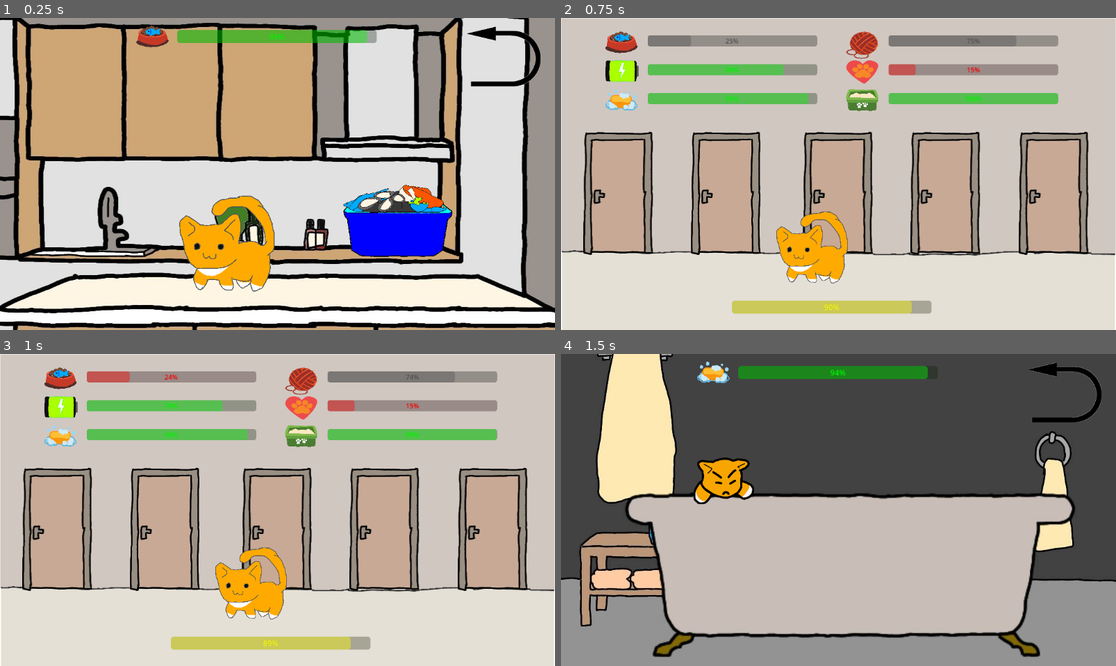
Above: before the commit, frames 1-4 (two rows, left to right).
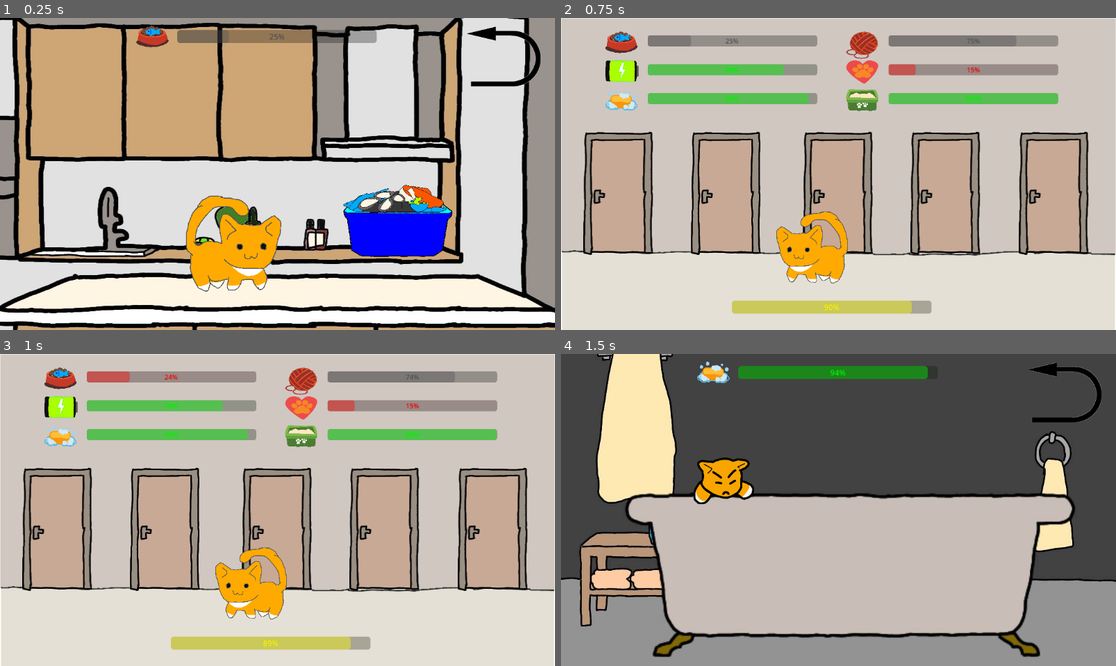
Above: after the commit, the same moments.

Repository: HipolitoThe3rd/Cat-Game
Game: Godot game, scene res://scenes/kitchen.tscn
Same seed, same stepped clock (60 frames per second), same inputs: the game is played once before the commit and once after it. This scene is started directly instead of the project's main scene.
Inputs (mouse positions are in pixels of both pictures, inside the frame that each line leads up to):
- Up to frame 1 (0.25 s): no input
- Up to frame 2 (0.75 s): click (1066, 55) at 0.5 s
- Up to frame 3 (1 s): no input
- Up to frame 4 (1.5 s): click (727, 528) at 1.25 s

The runs differ from the first frame. In frame 1, 3.9% of the frame differs, in the area x 31-67%, y 3-88%; in frame 2, nothing differs; in frame 3, nothing differs; in frame 4, nothing differs.

Commit message:
add sounds to kitchen

Diff:
--- a/scenes/kitchen.tscn
+++ b/scenes/kitchen.tscn
@@ -1,15 +1,17 @@
-[gd_scene load_steps=26 format=3 uid="uid://by50xwq6sjrju"]
+[gd_scene load_steps=29 format=3 uid="uid://by50xwq6sjrju"]
 
 [ext_resource type="Script" uid="uid://d3ta5uq7xgoam" path="res://scripts/kitchen.gd" id="1_acu1m"]
 [ext_resource type="Texture2D" uid="uid://8pf0ekajn27s" path="res://backgrounds/kitchen.jpg" id="2_acu1m"]
 [ext_resource type="Texture2D" uid="uid://c3ybbv0khnqaj" path="res://sprites/mood_icons/hunger.png" id="3_acu1m"]
-[ext_resource type="AudioStream" uid="uid://bcffy88chhld8" path="res://sfx/shower_toggle.wav" id="4_3fy06"]
-[ext_resource type="AudioStream" uid="uid://b2wtehgiwvj5q" path="res://sfx/shower_run.wav" id="5_e7cmp"]
+[ext_resource type="AudioStream" uid="uid://bu3jai8jjscyd" path="res://sfx/fish_grab.wav" id="4_k1cyo"]
+[ext_resource type="AudioStream" uid="uid://wsg3t7p7ywso" path="res://sfx/fish_drop.mp3" id="5_3fy06"]
 [ext_resource type="Script" uid="uid://dokhvifjb31rg" path="res://scripts/cat_kitchen.gd" id="6_k1cyo"]
 [ext_resource type="Texture2D" uid="uid://dlbmmwgfog3m" path="res://sprites/cat.png" id="7_k1cyo"]
 [ext_resource type="Texture2D" uid="uid://c4tolfb8ufe2q" path="res://sprites/cat_pet.png" id="8_3fy06"]
 [ext_resource type="Texture2D" uid="uid://d3c7yuwaro5y3" path="res://sprites/cat_walk_0.png" id="9_e7cmp"]
 [ext_resource type="Texture2D" uid="uid://cujqlo1rtbohn" path="res://sprites/cat_walk_2.png" id="10_f125y"]
+[ext_resource type="Texture2D" uid="uid://cp3kkore6nwx5" path="res://sprites/cat_full_1.png" id="11_e7cmp"]
+[ext_resource type="Texture2D" uid="uid://b0pk2cl0hi6lh" path="res://sprites/cat_full_2.png" id="12_f125y"]
 [ext_resource type="AudioStream" uid="uid://nessqm2ljwv2" path="res://sfx/meow_angry.wav" id="12_j1h31"]
 [ext_resource type="AudioStream" uid="uid://dt067tneqp13v" path="res://sfx/meow_happy.mp3" id="13_mbcyj"]
 [ext_resource type="PackedScene" uid="uid://dnq7c6g28k7bi" path="res://scenes/prefabs/showerhead_hitbox.tscn" id="14_psp1i"]
@@ -69,9 +71,38 @@
 "values": [ExtResource("9_e7cmp"), ExtResource("7_k1cyo"), ExtResource("10_f125y"), ExtResource("7_k1cyo")]
 }
 
+[sub_resource type="Animation" id="Animation_k1cyo"]
+resource_name = "full"
+length = 2.0
+tracks/0/type = "value"
+tracks/0/imported = false
+tracks/0/enabled = true
+tracks/0/path = NodePath("Sprite2D:texture")
+tracks/0/interp = 1
+tracks/0/loop_wrap = true
+tracks/0/keys = {
+"times": PackedFloat32Array(0, 1, 2),
+"transitions": PackedFloat32Array(1, 1, 1),
+"update": 1,
+"values": [ExtResource("7_k1cyo"), ExtResource("11_e7cmp"), ExtResource("12_f125y")]
+}
+tracks/1/type = "value"
+tracks/1/imported = false
+tracks/1/enabled = true
+tracks/1/path = NodePath("Sprite2D:flip_h")
+tracks/1/interp = 1
+tracks/1/loop_wrap = true
+tracks/1/keys = {
+"times": PackedFloat32Array(0),
+"transitions": PackedFloat32Array(1),
+"update": 1,
+"values": [true]
+}
+
 [sub_resource type="AnimationLibrary" id="AnimationLibrary_s6eg2"]
 _data = {
 &"RESET": SubResource("Animation_lcd1r"),
+&"full": SubResource("Animation_k1cyo"),
 &"pet": SubResource("Animation_7t3s2"),
 &"walk": SubResource("Animation_4oyfp")
 }
@@ -108,11 +139,11 @@
 
 [node name="Audio" type="Node" parent="."]
 
-[node name="ShowerToggle" type="AudioStreamPlayer" parent="Audio"]
-stream = ExtResource("4_3fy06")
-
-[node name="ShowerRun" type="AudioStreamPlayer" parent="Audio"]
-stream = ExtResource("5_e7cmp")
+[node name="FishGrab" type="AudioStreamPlayer" parent="Audio"]
+stream = ExtResource("4_k1cyo")
+
+[node name="FishFall" type="AudioStreamPlayer" parent="Audio"]
+stream = ExtResource("5_3fy06")
 volume_db = -9.0
 
 [node name="Cat" type="CharacterBody2D" parent="."]
@@ -122,6 +153,7 @@
 
 [node name="Sprite2D" type="Sprite2D" parent="Cat"]
 texture = ExtResource("7_k1cyo")
+flip_h = true
 
 [node name="CollisionShape2D" type="CollisionShape2D" parent="Cat"]
 position = Vector2(0, 100)
--- a/scenes/prefabs/fish.tscn
+++ b/scenes/prefabs/fish.tscn
@@ -1,8 +1,10 @@
-[gd_scene load_steps=5 format=3 uid="uid://xg4f8ne178hr"]
+[gd_scene load_steps=7 format=3 uid="uid://xg4f8ne178hr"]
 
 [ext_resource type="Script" uid="uid://bhgkpyvfk82or" path="res://scripts/fish.gd" id="1_em1dg"]
 [ext_resource type="Texture2D" uid="uid://hmfwjhndpst0" path="res://sprites/Fish/fish_drag.png" id="2_uk1io"]
 [ext_resource type="Texture2D" uid="uid://b716qmgo7bo1m" path="res://sprites/Fish/fish_fall.png" id="3_lrhas"]
+[ext_resource type="AudioStream" uid="uid://bu3jai8jjscyd" path="res://sfx/fish_grab.wav" id="4_lrhas"]
+[ext_resource type="AudioStream" uid="uid://wsg3t7p7ywso" path="res://sfx/fish_drop.mp3" id="5_g2fcg"]
 
 [sub_resource type="CapsuleShape2D" id="CapsuleShape2D_em1dg"]
 radius = 299.99997
@@ -17,6 +19,7 @@
 texture = ExtResource("2_uk1io")
 
 [node name="SpriteFall" type="Sprite2D" parent="."]
+visible = false
 texture = ExtResource("3_lrhas")
 
 [node name="Area2D" type="Area2D" parent="SpriteFall"]
@@ -24,3 +27,14 @@
 [node name="CollisionShape2D" type="CollisionShape2D" parent="SpriteFall/Area2D"]
 rotation = 1.5707964
 shape = SubResource("CapsuleShape2D_em1dg")
+
+[node name="Audio" type="Node" parent="."]
+
+[node name="FishGrab" type="AudioStreamPlayer" parent="Audio"]
+stream = ExtResource("4_lrhas")
+
+[node name="FishFall" type="AudioStreamPlayer" parent="Audio"]
+stream = ExtResource("5_g2fcg")
+volume_db = -9.0
+
+[connection signal="body_entered" from="SpriteFall/Area2D" to="." method="_on_area_2d_body_entered"]
--- a/scripts/cat_bath.gd
+++ b/scripts/cat_bath.gd
@@ -1,3 +1,4 @@
+class_name BathCat
 extends CharacterBody2D
 
 
--- a/scripts/cat_hub.gd
+++ b/scripts/cat_hub.gd
@@ -1,3 +1,4 @@
+class_name HubCat
 extends CharacterBody2D
 
 
@@ -179,10 +180,6 @@
 
 
 # Helper functions for external interactions
-func feed_cat() -> void:
-	Global.hunger = min(100, Global.hunger + 30)
-	Global.affection = min(100, Global.affection + 2)
-
 
 func pet_cat() -> void:
 	Global.affection = min(100, Global.affection + 0.1)
--- a/scripts/cat_kitchen.gd
+++ b/scripts/cat_kitchen.gd
@@ -1 +1,12 @@
+class_name KitchenCat
 extends CharacterBody2D
+
+@onready var sfx_happy = $AudioCat/MeowHappy
+@onready var sfx_angry = $AudioCat/MeowAngry
+
+func play_sound(audio_name:String):
+	match audio_name:
+		"happy", "sfx_happy":
+			sfx_happy.play()
+		"angry", "sfx_angry":
+			sfx_angry.play()
--- a/scripts/fish.gd
+++ b/scripts/fish.gd
@@ -14,6 +14,7 @@
 	set_process(false)
 
 func start_drag(spawn_position: Vector2) -> void:
+	$Audio/FishGrab.play()
 	global_position = spawn_position
 	is_dragging = true
 	velocity = Vector2.ZERO
@@ -36,6 +37,15 @@
 		queue_free()
 
 func _begin_fall() -> void:
+	$Audio/FishFall.play()
 	is_dragging = false
 	drag_sprite.visible = false
 	fall_sprite.visible = true
+
+func _on_area_2d_body_entered(body: Node2D) -> void:
+	if body is KitchenCat:
+		print("fish collided with Cat")
+		body.play_sound("happy")
+		Global.feed_cat(10)
+		queue_free()
+	pass
--- a/scripts/global.gd
+++ b/scripts/global.gd
@@ -25,3 +25,6 @@
 # Called every frame. 'delta' is the elapsed time since the previous frame.
 func _process(delta: float) -> void:
 	pass
+
+func feed_cat(hunger_amount:int = 30) -> void:
+	Global.hunger = min(100, Global.hunger + hunger_amount)
--- a/scripts/kitchen.gd
+++ b/scripts/kitchen.gd
@@ -16,7 +16,7 @@
 		pass
 	else:
 		pass
-	pb_hungerbar.value = Global.cleanliness
+	pb_hungerbar.value = Global.hunger
 	if pb_hungerbar.value < 25:
 		pb_hungerbar.modulate = Color(1, 0, 0) # red for low values
 	elif pb_hungerbar.value > 75:
Not shown, added: sfx/fish_drop.mp3.import
Not shown, added: sfx/fish_grab.wav.import
Binary file added: sprites/cat_full_0.png
Not shown, added: sprites/cat_full_0.png.import
Binary file added: sprites/cat_full_1.png
Not shown, added: sprites/cat_full_1.png.import
Binary file added: sprites/cat_full_2.png
Not shown, added: sprites/cat_full_2.png.import
Not shown, added: sfx/fish_drop.mp3
Not shown, added: sfx/fish_grab.wav
